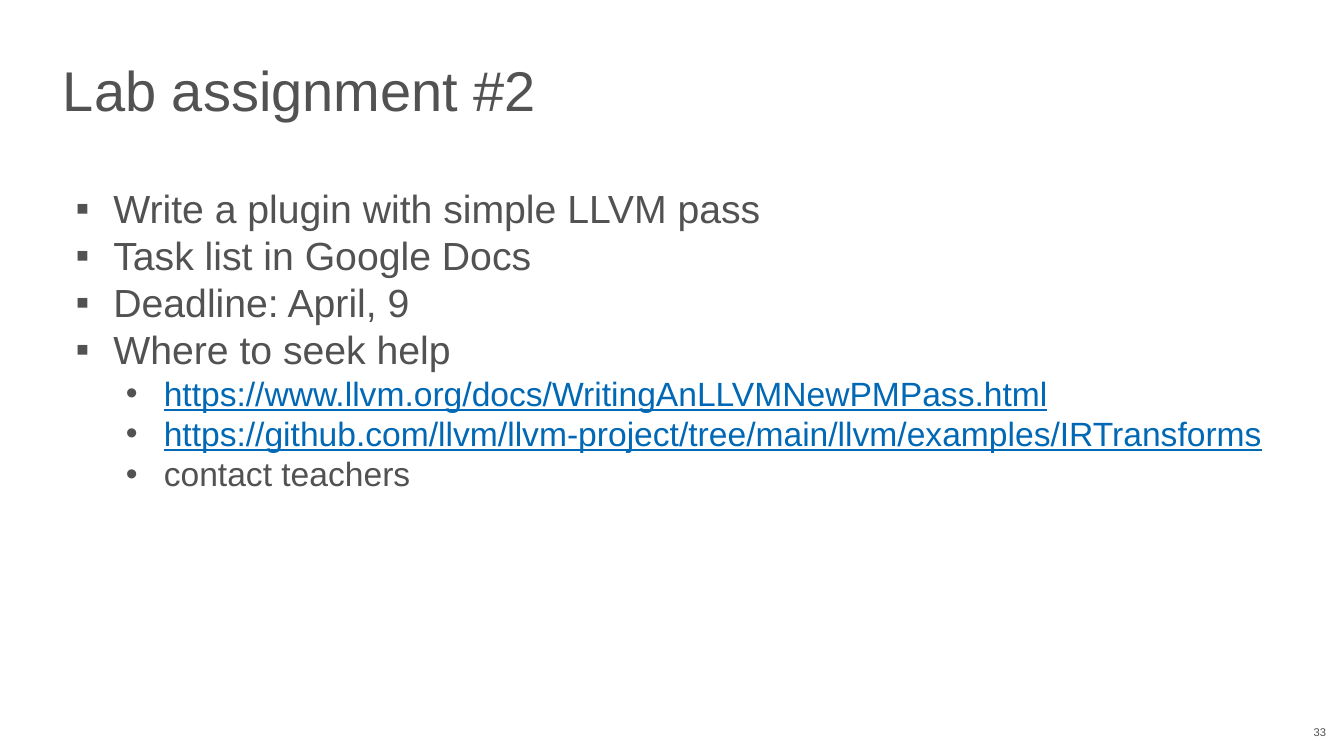
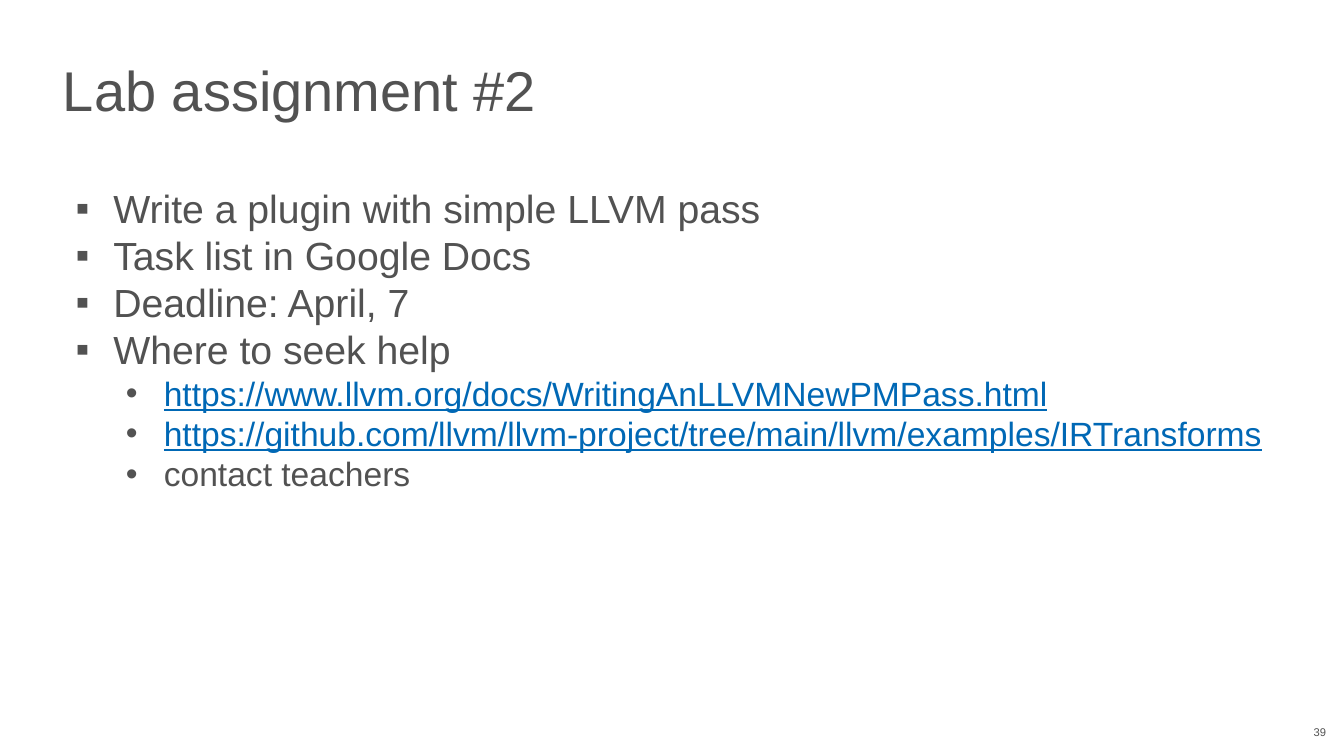
Before and after one commit to NN-complr-tech/Complr-course-lectures, a slide deck: slide 39 of 06-Optimizations-2.pptx (slide 33 before the commit). Drawn at 1344x756 pixels with LibreOffice and Linux fonts; fonts in the diff are those of the drawing. Boxes give left, top, right and bottom in pixels: in the first picture for what was removed or moved away, otherwise in the second. Text is boxed around its words. In the diff, an @@ line names an element or a change of style, - is before the commit and + after.

```diff
--- a/06-Optimizations-2.pptx
+++ b/06-Optimizations-2.pptx
@@ text at (113,288,410,325): text changed @@
-▪ Deadline: April, 9
+▪ Deadline: April, 7
```
Also in this commit, not shown: 5 other slides changed, 6 slides added.
